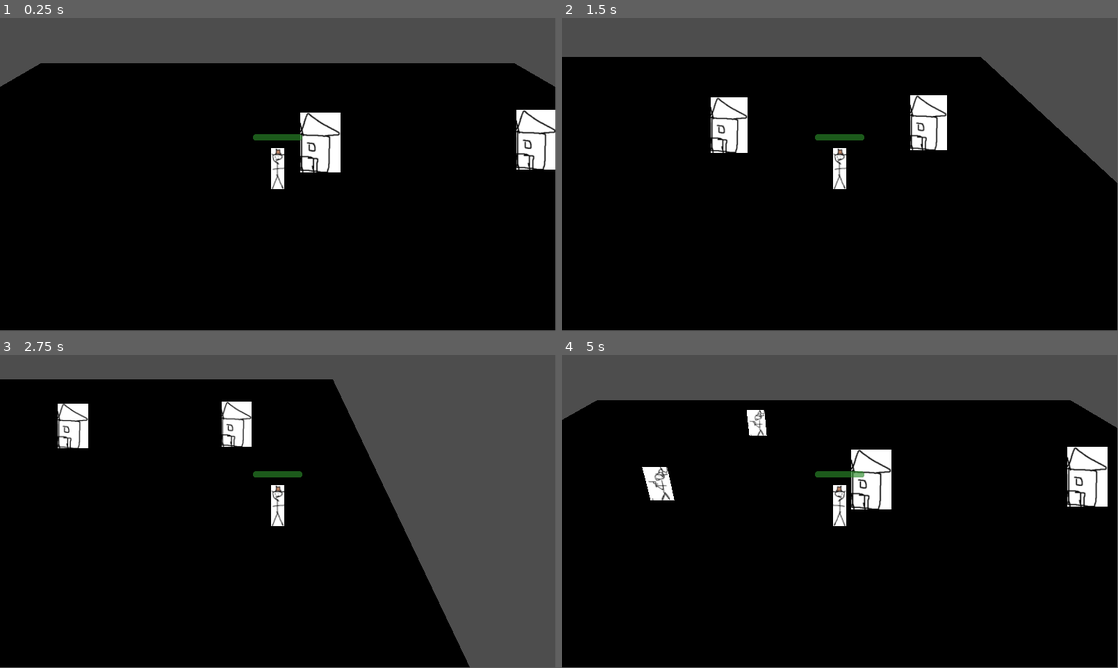
Above: before the commit, frames 1-4 (two rows, left to right).
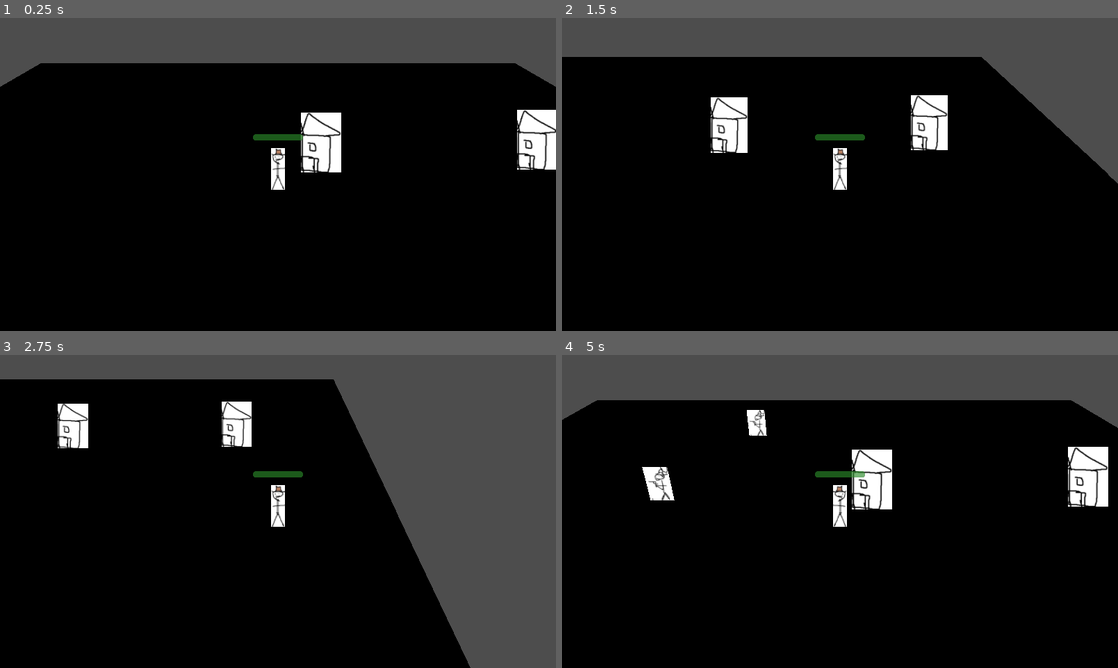
Above: after the commit, the same moments.

Repository: Tristan-Walker/2DTopDownWesternSurvivor
Game: Godot game, scene res://main.tscn
Two runs of this game, one before a commit and one after it. Both use one fixed random seed, a clock stepped at 60 frames per second and the inputs below.
Inputs:
- Up to frame 1 (0.25 s): no input
- Up to frame 2 (1.5 s): tap Enter at 0.5 s; hold D (move_right) 0.53-1.28 s; hold S (move_down) from 1.28 s (still down)
- Up to frame 3 (2.75 s): release S (move_down) at 2.03 s; hold D (move_right) from 2.03 s (still down)
- Up to frame 4 (5 s): release D (move_right) at 2.78 s; hold W (move_up) 2.78-3.53 s; hold A (move_left) from 3.53 s (still down)
The window is 799x449 before the commit and 800x450 after it. Grey fills any space a smaller window leaves; there, only what the larger window draws over its background counts as a difference.

The runs differ from the first frame. In frame 1, 0.8% of the frame differs, in the area x 48-100%, y 0-55%; in frame 2, 0.5%; in frame 3, 0.3%; in frame 4, 0.8%.

Commit message:
some work on UI

Diff:
--- /dev/null
+++ b/in_game_ui.tscn
@@ -0,0 +1,62 @@
+[gd_scene format=3 uid="uid://dwe6sw47pmg2c"]
+
+[ext_resource type="Texture2D" uid="uid://ueemnb8v1t3k" path="res://GameWithTristan/ASalas2.jpg" id="1_kenku"]
+
+[node name="InGameUI" type="Control" unique_id=999760388]
+layout_mode = 3
+anchors_preset = 15
+anchor_right = 1.0
+anchor_bottom = 1.0
+grow_horizontal = 2
+grow_vertical = 2
+
+[node name="PopupMenu" type="MarginContainer" parent="." unique_id=1558623505]
+layout_mode = 1
+anchors_preset = 15
+anchor_right = 1.0
+anchor_bottom = 1.0
+grow_horizontal = 2
+grow_vertical = 2
+
+[node name="VBoxContainer" type="VBoxContainer" parent="PopupMenu" unique_id=764380445]
+layout_mode = 2
+size_flags_horizontal = 4
+size_flags_vertical = 8
+theme_override_constants/separation = 40
+
+[node name="BaseMenuScreen" type="MarginContainer" parent="PopupMenu/VBoxContainer" unique_id=171185834]
+layout_mode = 2
+size_flags_horizontal = 4
+size_flags_vertical = 4
+
+[node name="NinePatchRect" type="NinePatchRect" parent="PopupMenu/VBoxContainer/BaseMenuScreen" unique_id=579233375]
+custom_minimum_size = Vector2(500, 200)
+layout_mode = 2
+texture = ExtResource("1_kenku")
+patch_margin_left = 4
+patch_margin_top = 4
+patch_margin_right = 4
+patch_margin_bottom = 4
+
+[node name="MarginContainer" type="MarginContainer" parent="PopupMenu/VBoxContainer/BaseMenuScreen/NinePatchRect" unique_id=2122245891]
+layout_mode = 1
+anchors_preset = 15
+anchor_right = 1.0
+anchor_bottom = 1.0
+grow_horizontal = 2
+grow_vertical = 2
+theme_override_constants/margin_left = 30
+theme_override_constants/margin_top = 15
+theme_override_constants/margin_right = 30
+theme_override_constants/margin_bottom = 15
+
+[node name="Button" type="Button" parent="PopupMenu/VBoxContainer/BaseMenuScreen/NinePatchRect/MarginContainer" unique_id=2098322841]
+layout_mode = 2
+
+[node name="serperator" type="Control" parent="PopupMenu/VBoxContainer" unique_id=1450598917]
+layout_mode = 2
+
+[node name="MainMenu" type="MarginContainer" parent="." unique_id=648092069]
+layout_mode = 0
+offset_right = 40.0
+offset_bottom = 40.0
--- a/project.godot
+++ b/project.godot
@@ -18,6 +18,11 @@
 run/main_scene="uid://d1k627sgou3di"
 config/features=PackedStringArray("4.6", "Forward Plus")
 config/icon="res://icon.svg"
+
+[display]
+
+window/stretch/mode="viewport"
+window/stretch/aspect="expand"
 
 [global_group]
 
